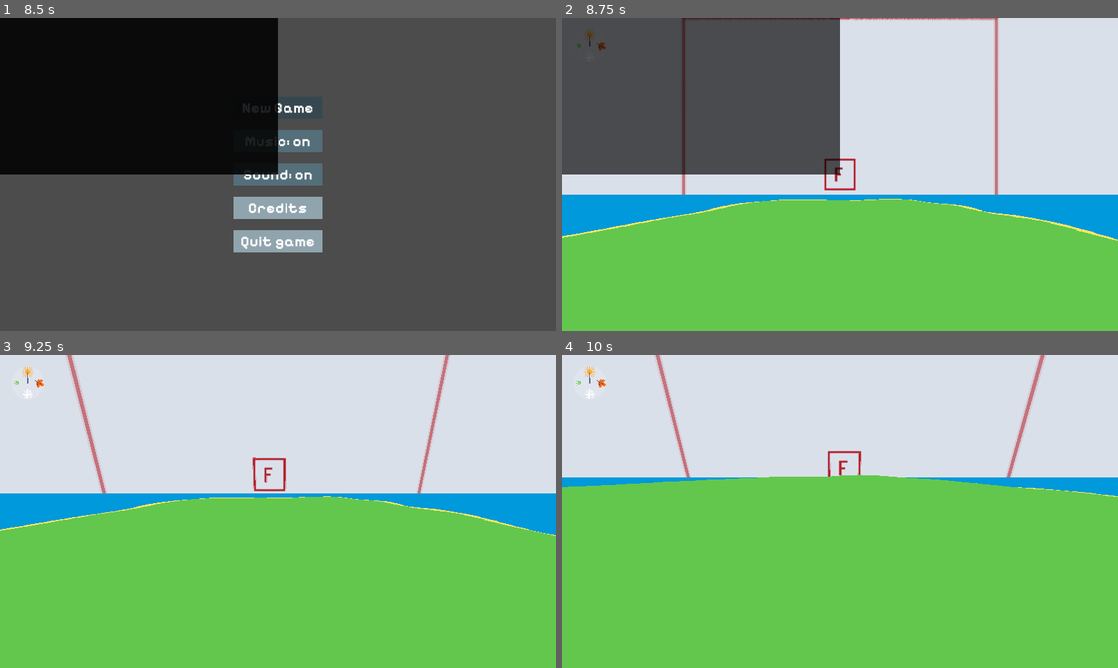
Above: before the commit, frames 1-4 (two rows, left to right).
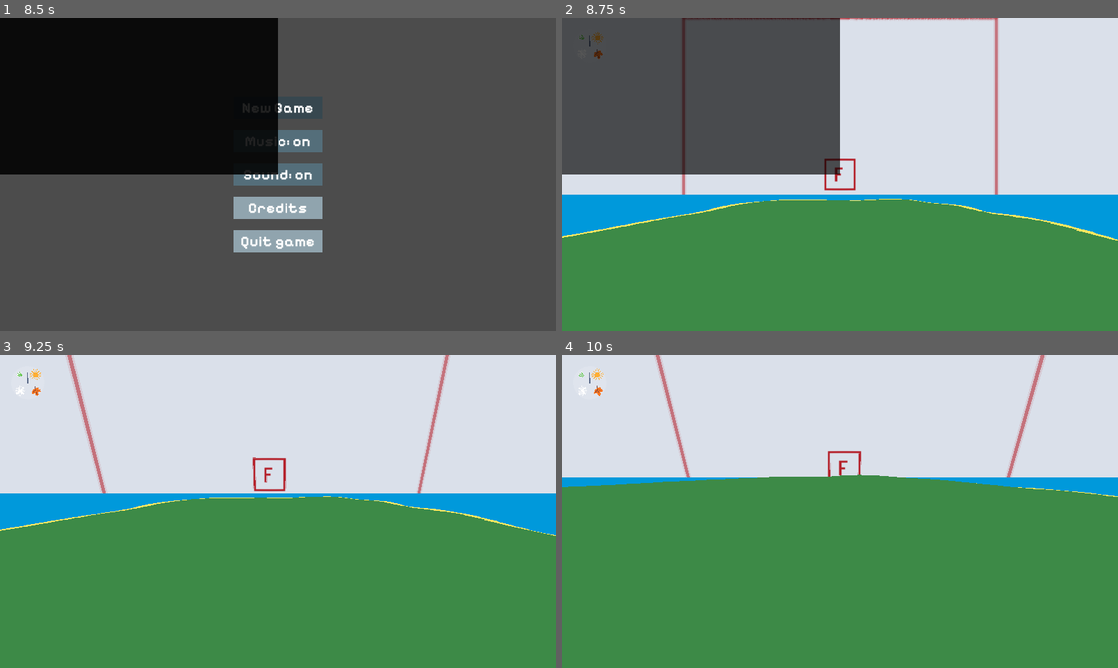
Above: after the commit, the same moments.

Repository: dzejpi/natura
Game: Godot game, scene res://scenes/game_scenes/SplashScene.tscn
The game is run twice, just before and just after one commit, with the same random seed, the same clock (stepped at 60 frames per second) and the same inputs.
Inputs (mouse positions are in pixels of both pictures, inside the frame that each line leads up to):
- Up to frame 1 (8.5 s): move the mouse to (400, 158) at 0.52 s; hold D (move_right) 0.53-1.28 s; tap E (dialog_end) every 2.25 s from 0.6 to 7.35 s; tap Space (move_jump) at 0.77, 1.52, 3.02, 3.77, 4.52, 5, 6.02, 6.77, 7.52 s; move the mouse to (166, 190) at 1.27 s; hold S (move_down) 1.28-2.03 s; tap Ctrl (move_crouch) at 1.35, 5.85 s; tap Enter at 2, 5.75 s; move the mouse to (333, 105) at 2.02 s; hold D (move_right) 2.03-2.78 s; hold Shift (move_sprint) 2.03-2.78 s; move the mouse to (250, 237) at 2.77 s; hold W (move_up) 2.78-3.53 s; move the mouse to (444, 221) at 3.52 s; hold Ctrl (move_crouch) 3.53-4.28 s; hold A (move_left) 3.53-5.03 s; move the mouse to (111, 127) at 4.27 s; tap Shift (move_sprint) at 4.35 s; move the mouse to (305, 174) at 5.02 s; hold S (move_down) 5.03-5.78 s; move the mouse to (194, 96) at 5.77 s; hold D (move_right) 5.78-6.53 s; move the mouse to (400, 158) at 6.52 s; hold W (move_up) 6.53-7.28 s; hold Shift (move_sprint) 6.53-7.28 s; move the mouse to (166, 190) at 7.27 s; hold D (move_right) 7.28-8 s; click "New Game" at 8 s
- Up to frame 2 (8.75 s): no input
- Up to frame 3 (9.25 s): move the mouse to (289, 505) at 8.77 s; hold W (move_up) from 8.78 s (still down); hold Ctrl (move_crouch) from 8.78 s (still down)
- Up to frame 4 (10 s): move the mouse to (834, 517) at 9.52 s; release W (move_up) at 9.53 s; release Ctrl (move_crouch) at 9.53 s; hold A (move_left) from 9.53 s (still down); tap Shift (move_sprint) at 9.6 s; tap Space (move_jump) at 9.77 s

Frame 1 is identical in both runs. In frame 2, 38% of the frame differs, in the area x 0-100%, y 3-100%; in frame 3, 51%; in frame 4, 59%.

Commit message:
Added a season management node that is taking care of switching seasons and even switches the textures on the ground. There is one tiny bug - winter displays twice for some reason, will debug later.

Diff:
--- a/scenes/game_scenes/GameSceneOne.tscn
+++ b/scenes/game_scenes/GameSceneOne.tscn
@@ -262,6 +262,7 @@
 [ext_resource path="res://3d/world/export_triangulated/natura_world_238.gltf" type="PackedScene" id=260]
 [ext_resource path="res://scripts/game_scenes/WorldTerrain.gd" type="Script" id=261]
 [ext_resource path="res://3d/world/export_water/natura_water.gltf" type="PackedScene" id=262]
+[ext_resource path="res://scripts/game_scenes/SeasonManagementNode.gd" type="Script" id=263]
 
 [sub_resource type="BoxShape" id=1]
 
@@ -1044,3 +1045,6 @@
 [node name="CollisionShape40" type="CollisionShape" parent="IslandWall/StaticBody"]
 transform = Transform( 0.974531, 0, 0.224254, 0, 1, 0, -0.224254, 0, 0.974531, 132.944, -7.0715, 27.8889 )
 shape = SubResource( 5 )
+
+[node name="SeasonManagementNode" type="Node" parent="."]
+script = ExtResource( 263 )
--- a/scenes/player/PlayerScene.tscn
+++ b/scenes/player/PlayerScene.tscn
@@ -119,6 +119,7 @@
 
 [node name="SeasonSprite" type="Sprite" parent="UI/PlayerUI/SeasonUINode"]
 position = Vector2( 48, 48 )
+rotation = 0.785398
 texture = ExtResource( 4 )
 
 [node name="SeasonHandwatch" type="Sprite" parent="UI/PlayerUI/SeasonUINode"]
--- /dev/null
+++ b/scripts/game_scenes/SeasonManagementNode.gd
@@ -0,0 +1,61 @@
+extends Node
+
+
+onready var player = $"../Player"
+
+var ground_material = preload("res://3d/world/export_triangulated/ground_material.material")
+
+# Colors had to be divided by 255 and then rounded to two decimals for this to work for some reason
+var spring_ground_color = Color(0.39, 0.78, 0.30)
+var summer_ground_color = Color(0.24, 0.54, 0.28)
+var autumn_ground_color = Color(1.00, 0.68, 0.20)
+var winter_ground_color = Color(1.00, 1.00, 1.00)
+
+var current_season = 1
+var season_length = 60
+var season_progress = season_length
+
+
+func _ready():
+	set_season_textures()
+
+
+func _process(delta):
+	count_season_progress(delta)
+
+
+func count_season_progress(delta):
+	if season_progress > 0:
+		season_progress -= 1 * delta
+		player.season_sprite.rotation_degrees -= (1.5 * delta)
+		print("There is " + String(season_progress) + " seconds left.")
+	else:
+		season_progress = season_length
+		if current_season < 4:
+			current_season += 1
+			set_season_textures()
+		else:
+			# Go back to spring
+			current_season = 0
+			set_season_textures()
+
+		print("Current season is: " + String(current_season))
+
+
+func set_season_textures():
+	match current_season:
+		# Spring
+		0:
+			ground_material.albedo_color = spring_ground_color
+
+		# Summer
+		1:
+			ground_material.albedo_color = summer_ground_color
+
+		# Autumn
+		2:
+			ground_material.albedo_color = autumn_ground_color
+
+		# Winter
+		3:
+			ground_material.albedo_color = winter_ground_color
--- a/scripts/player/PlayerScript.gd
+++ b/scripts/player/PlayerScript.gd
@@ -14,7 +14,7 @@
 # UI
 onready var player_ui = $UI/PlayerUI
 onready var tooltip = $UI/PlayerUI/Tooltip
-
+onready var season_sprite = $UI/PlayerUI/SeasonUINode/SeasonSprite
 
 var is_game_over = false
 var is_game_won = false
Not shown: 1 places in scenes/game_scenes/GameSceneOne.tscn that only renumber resources
